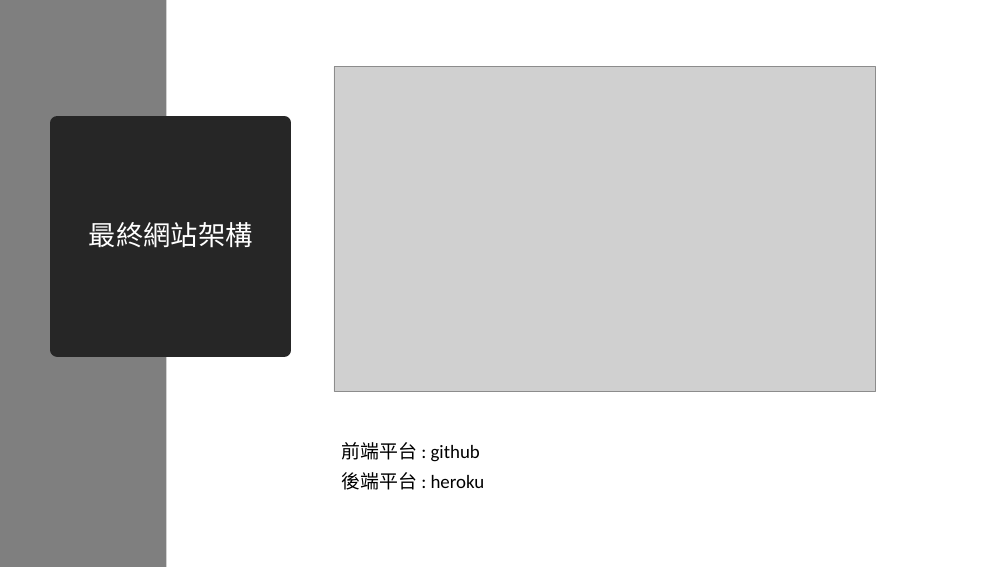
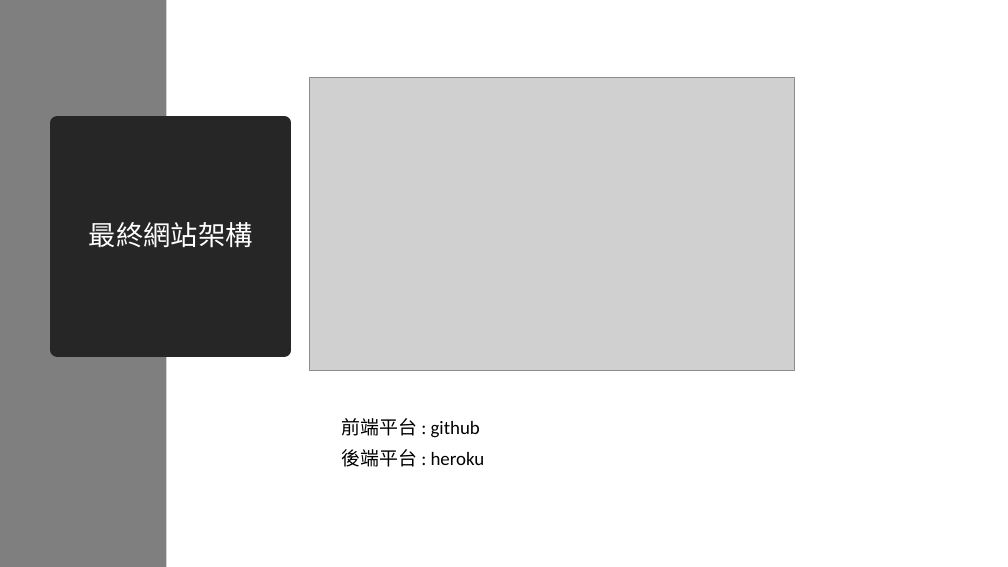
Before and after one commit to Xhadow0823/WebGame, a slide deck: slide 5 of 我還不射爆-00757036+00757046.pptx. Drawn at 1008x567 pixels with LibreOffice and Linux fonts; fonts in the diff are those of the drawing; grey boxes stand for pictures. Boxes give left, top, right and bottom in pixels: in the first picture for what was removed or moved away, otherwise in the second. Text is boxed around its words. In the diff, an @@ line names an element or a change of style, - is before the commit and + after.

```diff
--- a/我還不射爆-00757036+00757046.pptx
+++ b/我還不射爆-00757036+00757046.pptx
@@ picture resized from (x1=334, y1=67, x2=876, y2=391) to (x1=309, y1=77, x2=795, y2=371) @@
@@ text "前端平台 : github" moved from (x1=341, y1=442, x2=485, y2=490) to (x1=341, y1=418, x2=485, y2=467) @@
```
Also in this commit, not shown: 1 slide added, 1 other file.
